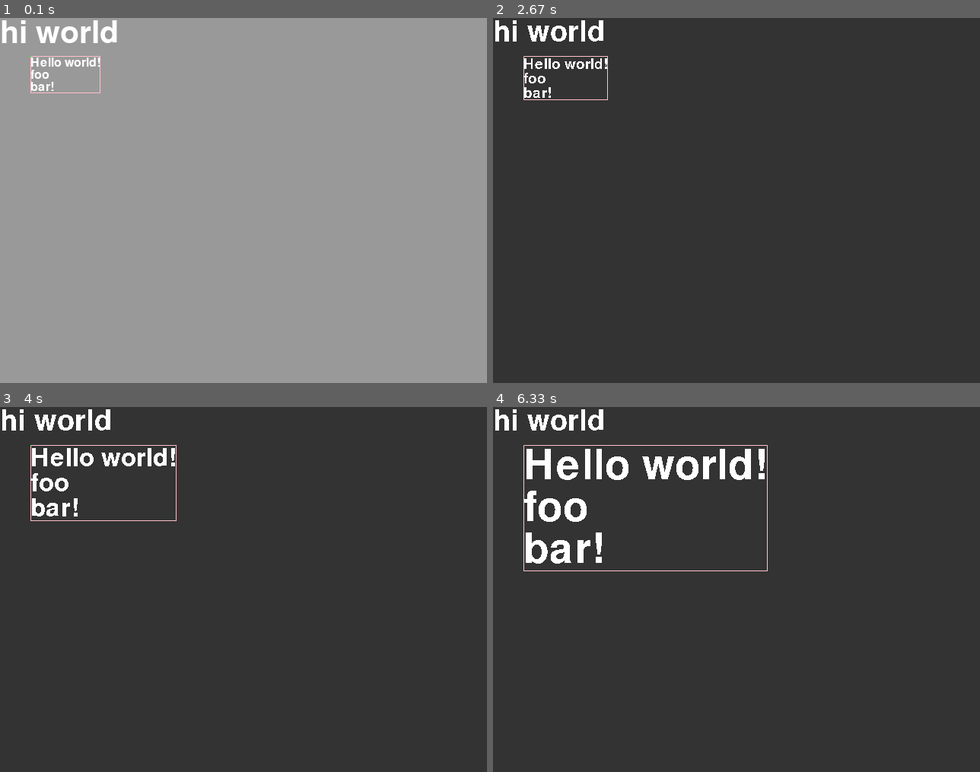
Above: before the commit, frames 1-4 (two rows, left to right).
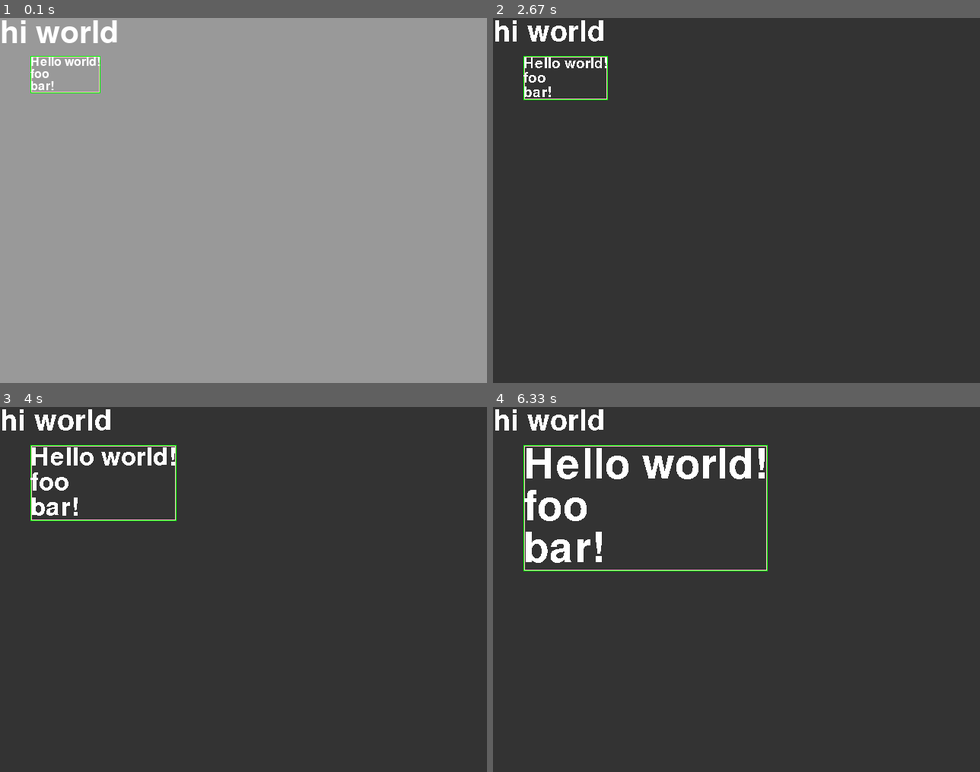
Above: after the commit, the same moments.

Repository: ninmonkey/pygame-demos
Game: pygame game, started from text/main.py
Same seed, same stepped clock (60 frames per second), same inputs: the game is played once before the commit and once after it.
Inputs (mouse positions are in pixels of both pictures, inside the frame that each line leads up to):
- Up to frame 1 (0.1 s): no input
- Up to frame 2 (2.67 s): tap 3 at 0.33 s; tap Space at 0.67 s; tap 1 at 1 s; tap 4 at 1.33, 2.5 s; tap A at 2.17 s
- Up to frame 3 (4 s): move the mouse to (418, 560) at 2.87 s; tap 4 at 2.9, 3.2, 3.4, 3.7, 3.9 s; move the mouse to (413, 662) at 3.37 s; move the mouse to (262, 574) at 3.87 s
- Up to frame 4 (6.33 s): tap 4 at 4.2, 4.47, 4.8, 5.1, 5.23, 5.63, 5.93, 6.3 s; move the mouse to (629, 523) at 4.43 s; move the mouse to (867, 629) at 4.77 s; move the mouse to (658, 472) at 5.2 s; move the mouse to (906, 585) at 5.6 s; move the mouse to (643, 501) at 6.27 s

The runs differ from the first frame. In frame 1, 0.3% of the frame differs, in the area x 6-21%, y 10-21%; in frame 2, 0.3%; in frame 3, 0.6%; in frame 4, 1.0%, in the area x 6-57%, y 10-45%.

Commit message:
TextWall.rect containing fixed

Diff:
--- a/text/main.py
+++ b/text/main.py
@@ -22,7 +22,7 @@
 
         self.text_wall = TextWall(None, 24)
         self.text_wall.parse_text("Hello world!\nfoo\nbar!")
-        self.text_wall.rect.topleft = (40,50)
+        self.text_wall.offset.topleft = (40,50)
 
         self.text_wrap = TextWrap(None, 36)
         self.text_wrap.parse_text(lorem)
--- a/text/textcache.py
+++ b/text/textcache.py
@@ -113,9 +113,10 @@
     """
     properties:
         font, font_size:    change loaded font
-        rect: offset and size as Rect()
+        rect: offset and size of entire wall as Rect()
         aa: toggle antialiasing
         rect:   render Rect()
+        offset: topleft offset to render
         color_fg:   color of text
         color_bg:   None or Color()
 
@@ -129,6 +130,7 @@
         self.text_lines = []
         self.aa = True
         self.rect = Rect(0,0,1,1)
+        self.offset = Rect(0,0,1,1)
 
         self.screen = pygame.display.get_surface()
         self.dirty = True
@@ -146,27 +148,23 @@
         self._calc_offset()
 
     def _calc_offset(self):
-        # offsets for each line
-        #full = Rect(self.rect)
-        full = self.rect.copy()
-
-        prev = Rect(self.rect)
+        # get offsets for each line and set self.rect
+
+        full = self.offset.copy()
+
+        offset = self.offset.copy()
         for t in self.text_lines:
-            print("  line = ",full)
-            t.rect.topleft = prev.bottomleft
-            prev = t.rect.copy()
-            full = full.union(t.rect)
+            t.rect.topleft = offset.topleft
+            offset.topleft = t.rect.bottomleft
+            full.width = max(t.rect.width, full.width)
+            full.height += t.rect.height
+
+        self.rect = full
 
         # verify containment
-        print("full.size=", full.size)
-        #print("self.size=", self.rect.size)
-
-        #bug: this line causes full to increase height every loop
-        #self.rect = full.copy()
-
-        if debug: pygame.draw.rect(self.screen, Color("pink"), full, 1)
+        # print("zz full=", full)
+        if debug: pygame.draw.rect(self.screen, Color("pink"), full, 2)
         if debug: pygame.draw.rect(self.screen, Color("green"), self.rect, 1)
-
 
     def parse_text(self, text):
         # convert string with "\n" to drawn text
Not shown, changed: text/todo.md
